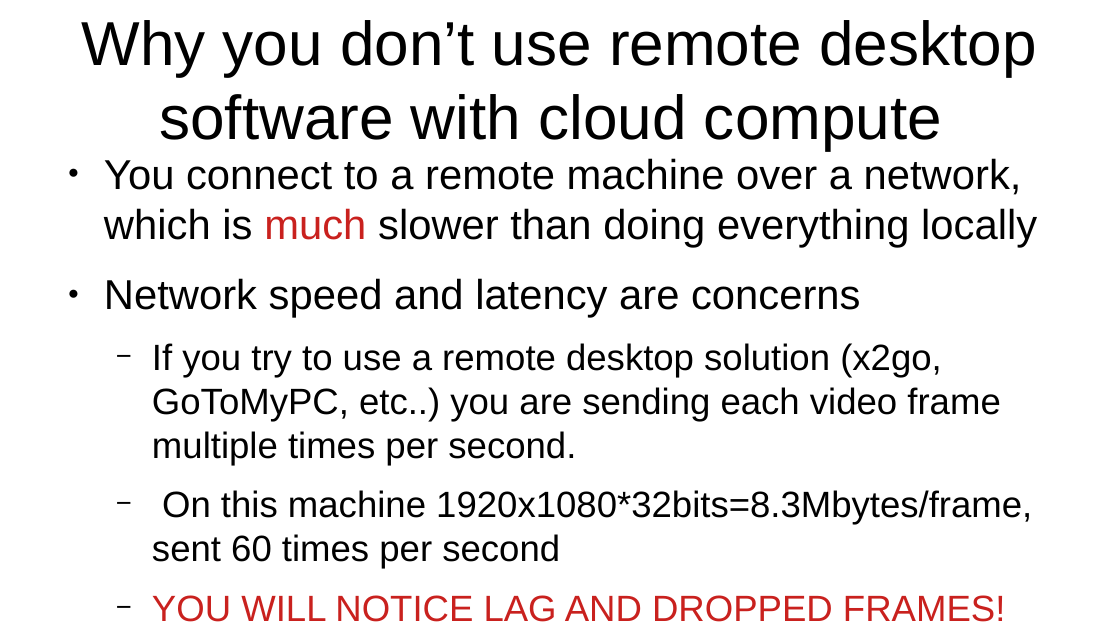
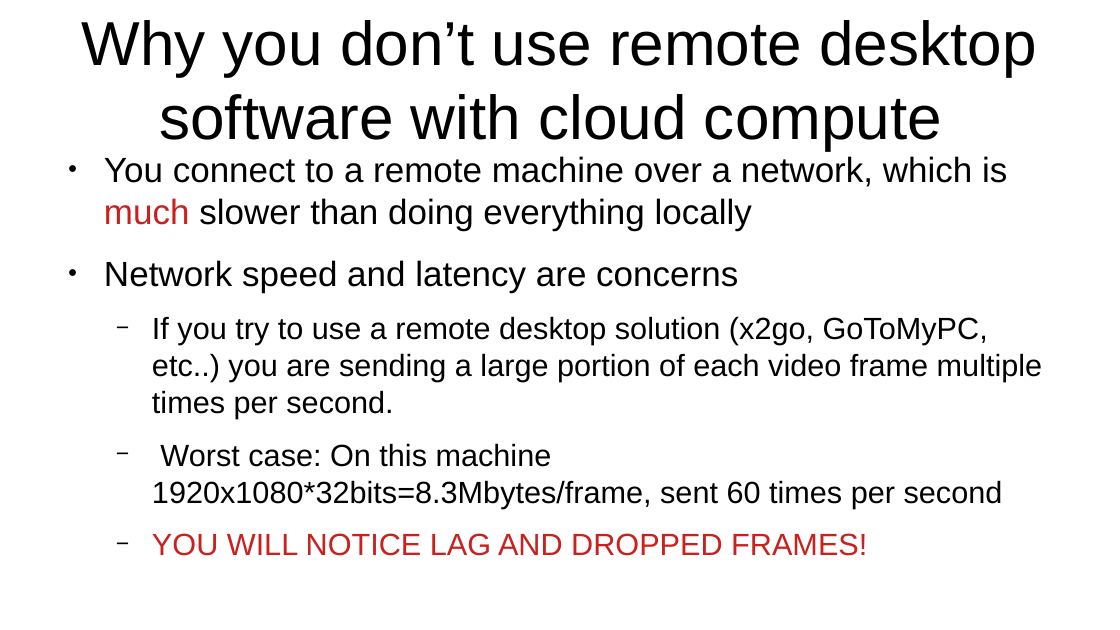
Before and after one commit to kperkins411/PCSE_595, a slide deck: slide 11 of content/Setting_up_cloud_machine.odp. Drawn at 1120x630 pixels with LibreOffice and Linux fonts; fonts in the diff are those of the drawing. Boxes give left, top, right and bottom in pixels: in the first picture for what was removed or moved away, otherwise in the second. Text is boxed around its words. In the diff, an @@ line names an element or a change of style, - is before the commit and + after.

```diff
--- a/content/Setting_up_cloud_machine.odp
+++ b/content/Setting_up_cloud_machine.odp
@@ text at bbox=[104, 156, 1007, 293]: size 29.6 to 24.8 pt in "You connect to a remote machine over ...", "Network speed and latency are concerns"; size 25.9 to 21.7 pt in "YOU WILL NOTICE LAG AND DROPPED FRAMES!" @@
@@ text at bbox=[152, 316, 1043, 508]: text changed; size 25.9 to 21.7 pt @@
-  − If you try to use a remote desktop solution (x2go, GoToMyPC, etc..) you are sending each video frame multiple times per second.
-  − On this machine 1920x1080*32bits=8.3Mbytes/frame, sent 60 times per second
+  − If you try to use a remote desktop solution (x2go, GoToMyPC, etc..) you are sending a large portion of each video frame multiple times per second.
+  − Worst case: On this machine 1920x1080*32bits=8.3Mbytes/frame, sent 60 times per second
```
Also in this commit, not shown: 7 other slides changed, 4 other files.
